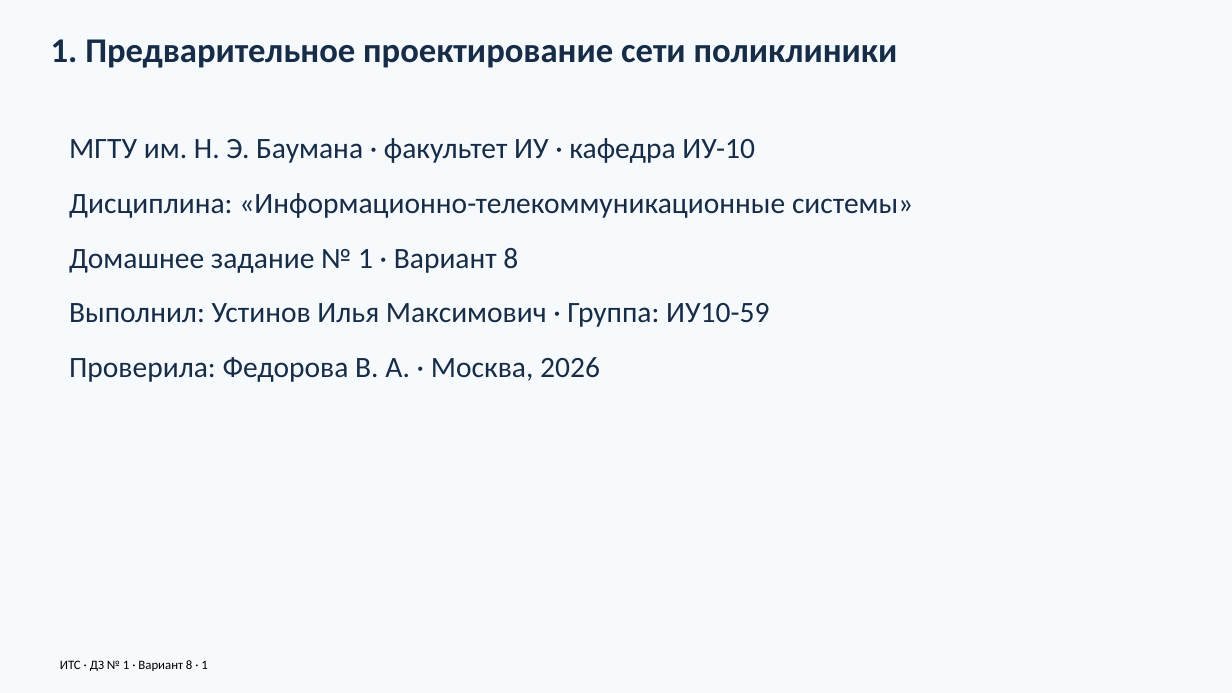
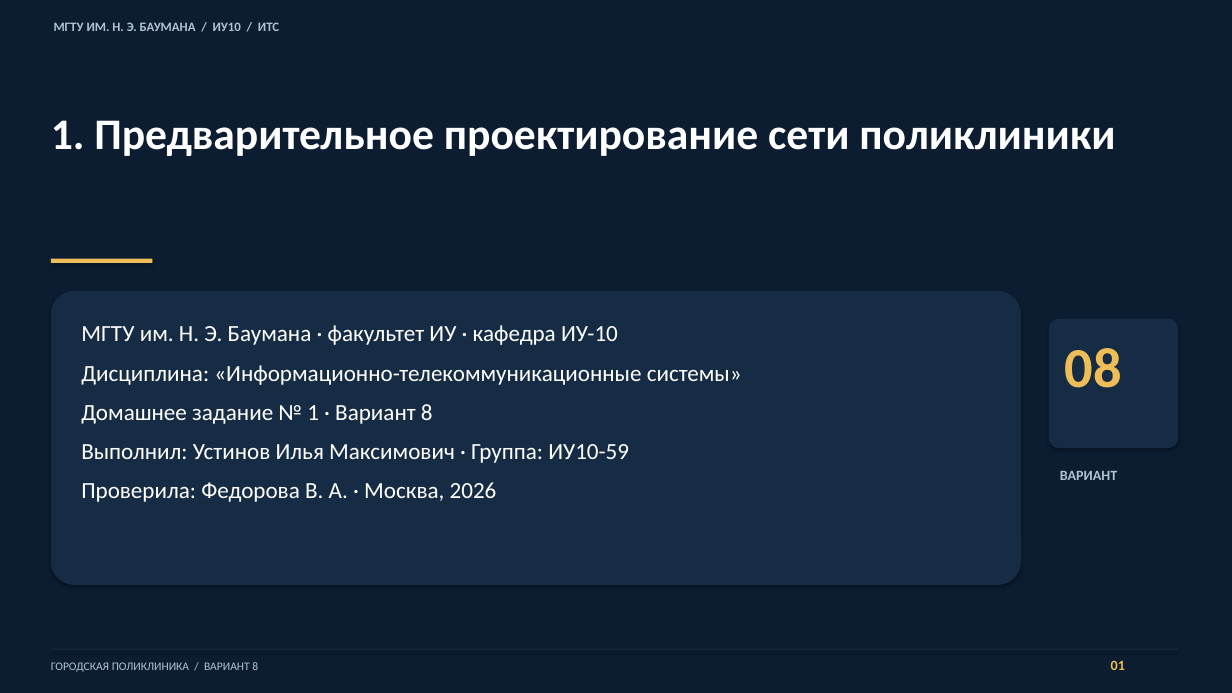
Before and after one commit to warofconnection/dz, a slide deck: slide 1 of docs/Презентация_вариант_8.pptx. Drawn at 1232x693 pixels with LibreOffice and Linux fonts; fonts in the diff are those of the drawing. Boxes give left, top, right and bottom in pixels: in the first picture for what was removed or moved away, otherwise in the second. Text is boxed around its words. In the diff, an @@ line names an element or a change of style, - is before the commit and + after.

Commit message:
Polish presentation design and neutral report wording with accepted estimate pricing

```diff
--- a/docs/Презентация_вариант_8.pptx
+++ b/docs/Презентация_вариант_8.pptx
@@ background #F7FAFD to #0C1D32 @@
@@ text added at (54,22,279,31), 10 pt, text #AFC3D3, bold @@
+МГТУ ИМ. Н. Э. БАУМАНА / ИУ10 / ИТС
@@ text "1. Предварительное проектирование сети поликлиники": place and size @@
-text "1. Предварительное проектирование сети поликлиники" at (51,39,898,68)
+text "1. Предварительное проектирование сети поликлиники" at (51,120,1115,156)
@@ text "1. Предварительное проектирование сети поликлиники" at (51,120,1115,156): size 27 to 34 pt, text colour #172C47 to #FFFFFF @@
@@ rectangle added at (51,259,152,262), fill #EEBD58 @@
@@ rounded rectangle added at (51,291,1021,585), fill #162C44 @@
@@ text "МГТУ им. Н. Э. Баумана ...": place and size @@
-text "МГТУ им. Н. Э. Баумана ..." at (69,138,913,382)
+text "МГТУ им. Н. Э. Баумана ..." at (81,325,742,502)
@@ text "МГТУ им. Н. Э. Баумана ..." at (81,325,742,502): size 23 to 18 pt, text colour #172C47 to #FFFFFF; less space between paragraphs @@
@@ rounded rectangle added at (1049,319,1178,448), fill #162C44 @@
@@ text added at (1064,348,1121,388), 44 pt, text #EEBD58, bold @@
+08
@@ text added at (1060,471,1118,480), 11 pt, text #AFC3D3, bold @@
+ВАРИАНТ
@@ rectangle added at (51,649,1178,650), fill #162C44 @@
@@ text at (51,662,258,672): text changed; size 10 to 9 pt; text colour #000000 to #AFC3D3 @@
-ИТС · ДЗ № 1 · Вариант 8 · 1
+ГОРОДСКАЯ ПОЛИКЛИНИКА / ВАРИАНТ 8
@@ text added at (1111,660,1125,670), 11 pt, text #EEBD58, bold @@
+01
```
Also in this commit, not shown: 17 other slides changed, 7 other files.
